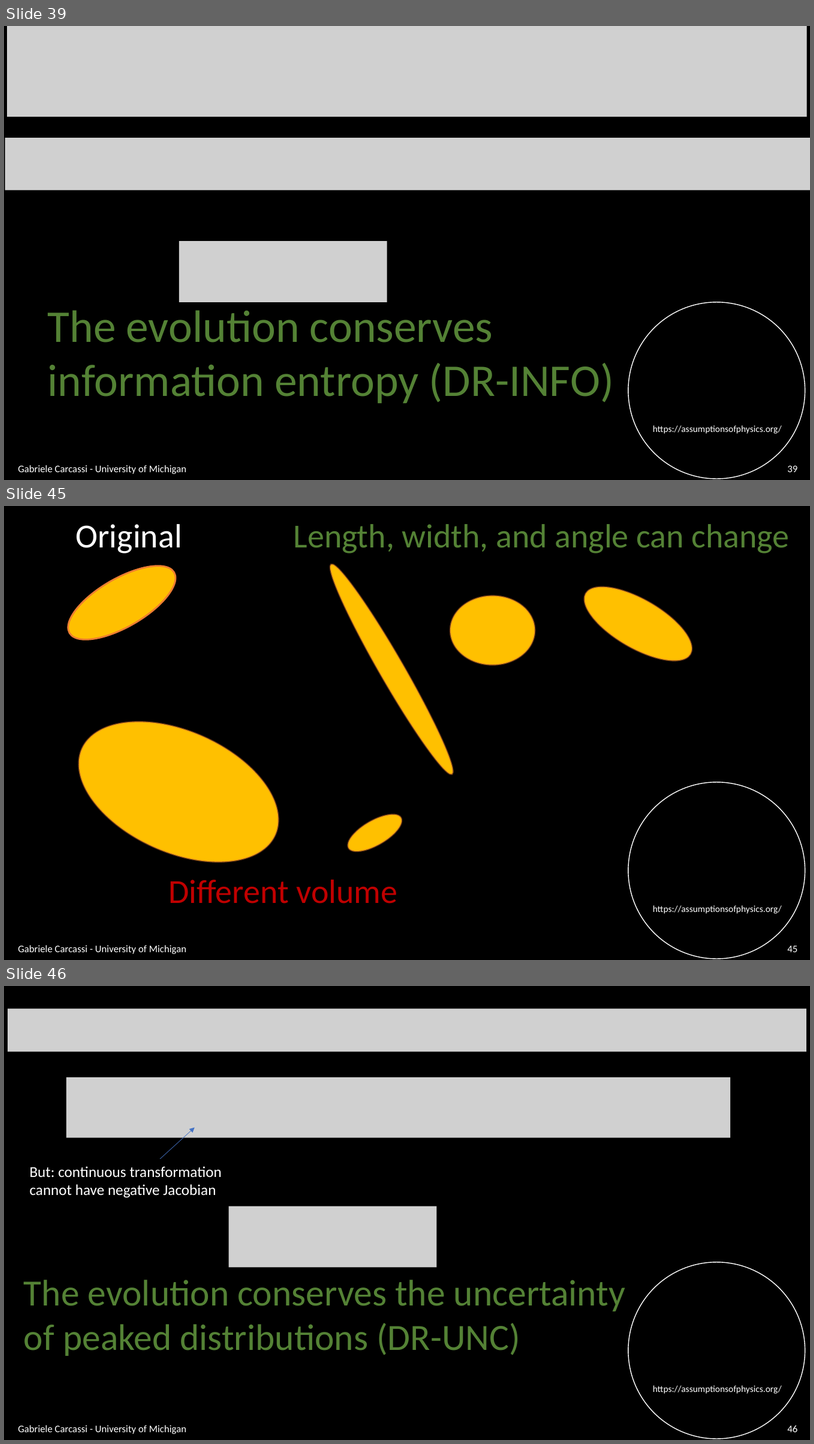
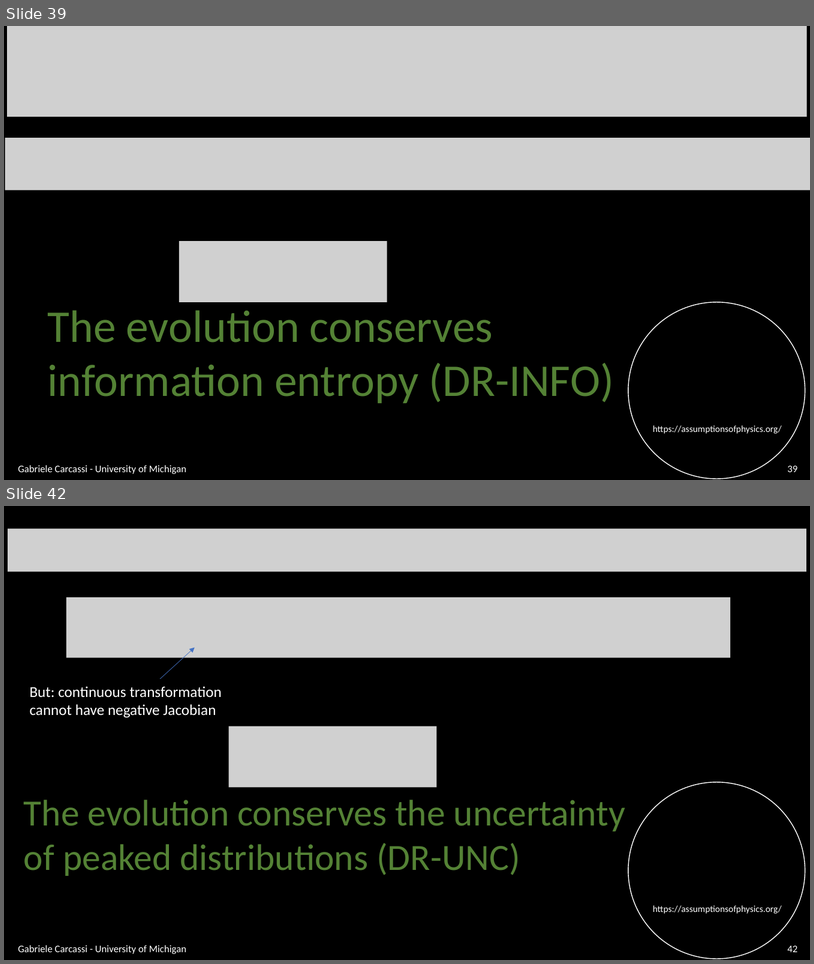
Before and after one commit to assumptionsofphysics/slides, a slide deck: BookCompanions-v2/RP-Class-3.pptx. Shown one above the other, each under a label of ours: slides 39, 45 and 46 before the commit, slides 39 and 42 after it; the slides between them are not shown. The pictures are 814x1444 and 814x964 pixels, drawn with LibreOffice and Linux fonts; fonts in the diff are those of the drawing; grey boxes stand for pictures; background and template pictures are left out. Boxes give left, top, right and bottom in pixels: in the first picture for what was removed or moved away, otherwise in the second. Text is boxed around its words. In the diff, an @@ line names an element or a change of style, - is before the commit and + after.

```diff
--- a/BookCompanions-v2/RP-Class-3.pptx
+++ b/BookCompanions-v2/RP-Class-3.pptx
@@ slide 45 removed at (x1=4, y1=506, x2=810, y2=960), background #000000; not listed: 2 template elements that a slide beside it also shows @@
@@ text removed at (x1=75, y1=524, x2=182, y2=553) @@
-Original
@@ text removed at (x1=294, y1=524, x2=789, y2=553) @@
-Length, width, and angle can change
@@ ellipse removed at (x1=57, y1=552, x2=186, y2=654) @@
@@ ellipse removed at (x1=321, y1=559, x2=463, y2=780) @@
@@ ellipse removed at (x1=574, y1=573, x2=703, y2=675) @@
@@ ellipse removed at (x1=450, y1=595, x2=535, y2=664) @@
@@ ellipse removed at (x1=57, y1=693, x2=300, y2=890) @@
@@ ellipse removed at (x1=342, y1=807, x2=407, y2=858) @@
@@ text removed at (x1=168, y1=879, x2=398, y2=903) @@
-Different volume
@@ text removed at (x1=18, y1=945, x2=186, y2=954) @@
-Gabriele Carcassi - University of Michigan
@@ page number removed at (x1=788, y1=945, x2=798, y2=952) @@
-45
@@ what was slide 46 is now slide 42 @@
@@ page number at (x1=788, y1=945, x2=798, y2=952): text changed @@
-46
+42
```
Also in this commit, not shown: 21 slides changed, 3 other slides removed, 1 other file.
